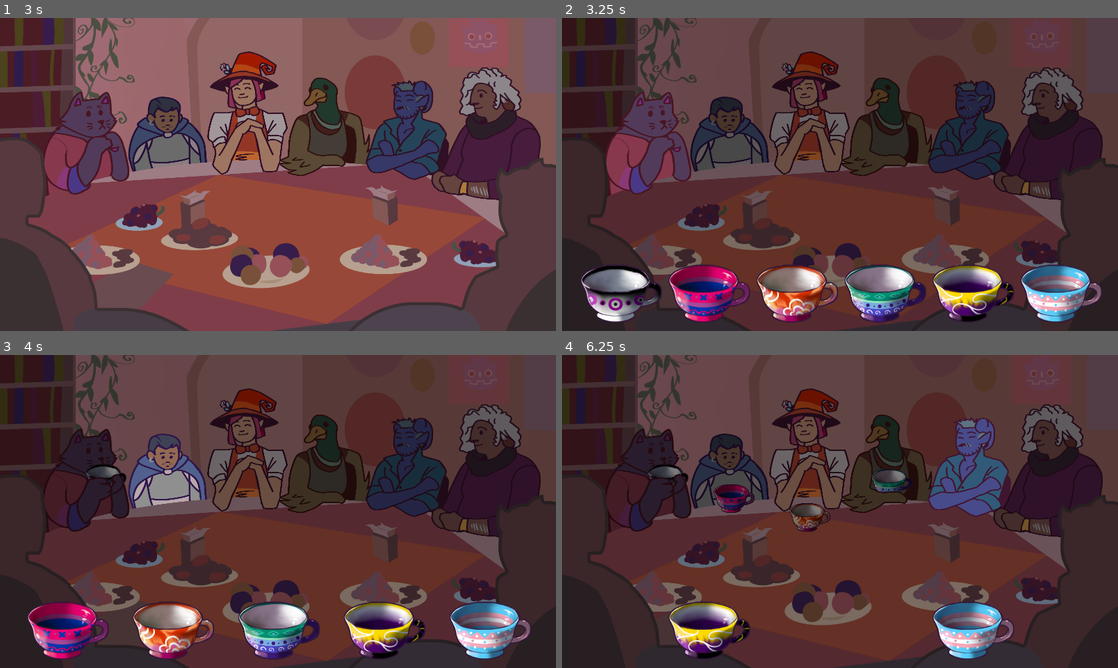
Above: before the commit, frames 1-4 (two rows, left to right).
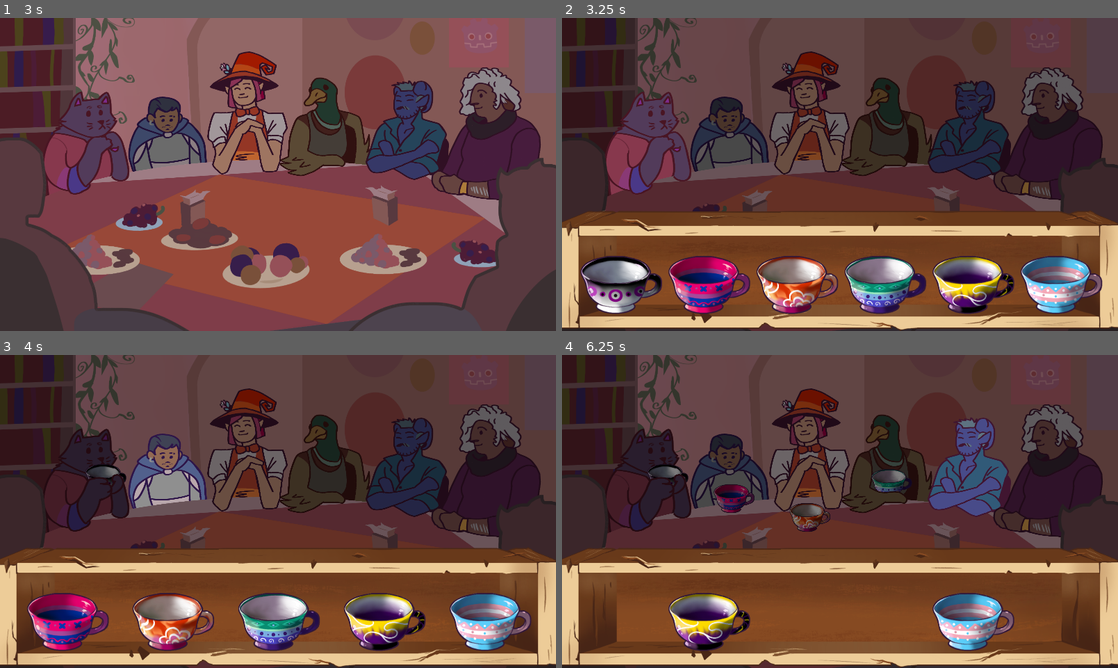
Above: after the commit, the same moments.

Repository: milana-94888u/tea-party
Game: Godot game, scene res://src/scenes/main/main.tscn
The game is run twice, just before and just after one commit, with the same random seed, the same clock (stepped at 60 frames per second) and the same inputs.
Inputs (mouse positions are in pixels of both pictures, inside the frame that each line leads up to; where the layout moved, square brackets give the same spot in the first picture):
- Up to frame 1 (3 s): tap Enter at 0.5, 2.75 s; move the mouse to (400, 158) at 0.52 s; click (278, 174) at 1.25 s; tap Space at 2 s; move the mouse to (166, 190) at 2.02 s; move the mouse to (333, 105) at 2.77 s
- Up to frame 2 (3.25 s): no input
- Up to frame 3 (4 s): click (55, 614) [55, 624] at 3.5 s
- Up to frame 4 (6.25 s): click (628, 614) [628, 624] at 4.25 s; click (639, 614) [639, 624] at 5 s; click (662, 614) [662, 624] at 5.75 s

Frame 1 is identical in both runs. In frame 2, 29% of the frame differs, in the area x 0-100%, y 61-100%; in frame 3, 30%; in frame 4, 30%.

Commit message:
add shelf texture

Diff:
--- a/src/scenes/cup_choose/cup_dialog.tscn
+++ b/src/scenes/cup_choose/cup_dialog.tscn
@@ -1,7 +1,8 @@
-[gd_scene load_steps=19 format=3 uid="uid://dtpgi8ckq271b"]
+[gd_scene load_steps=20 format=3 uid="uid://dtpgi8ckq271b"]
 
 [ext_resource type="Script" path="res://src/scenes/cup_choose/cup_dialog.gd" id="1_1vpqn"]
 [ext_resource type="PackedScene" uid="uid://brxqggtuenwss" path="res://src/scenes/cup_choose/cup.tscn" id="1_2lt5y"]
+[ext_resource type="Texture2D" uid="uid://dfrbpxsxg1lay" path="res://assets/single_shelf.png" id="2_42j50"]
 [ext_resource type="Texture2D" uid="uid://jmlq1mq2ymlg" path="res://assets/cup_ace.png" id="2_bd5yb"]
 [ext_resource type="BitMap" uid="uid://cc0ij5wq87g70" path="res://assets/as_bitmask/cup_ace.png" id="3_evq6s"]
 [ext_resource type="Resource" uid="uid://ekhdmmilprno" path="res://resources/cups/ace_cup.tres" id="4_ua6gv"]
@@ -36,6 +37,7 @@
 anchor_bottom = 1.0
 grow_horizontal = 2
 grow_vertical = 0
+texture = ExtResource("2_42j50")
 metadata/_edit_lock_ = true
 
 [node name="Cups" type="HBoxContainer" parent="."]
@@ -46,8 +48,9 @@
 anchor_right = 0.5
 anchor_bottom = 1.0
 offset_left = -910.0
-offset_top = -300.0
+offset_top = -330.0
 offset_right = 910.0
+offset_bottom = -30.0
 grow_horizontal = 2
 grow_vertical = 0
 alignment = 1
Binary file added: assets/single_shelf.png
Not shown, added: assets/single_shelf.png.import
